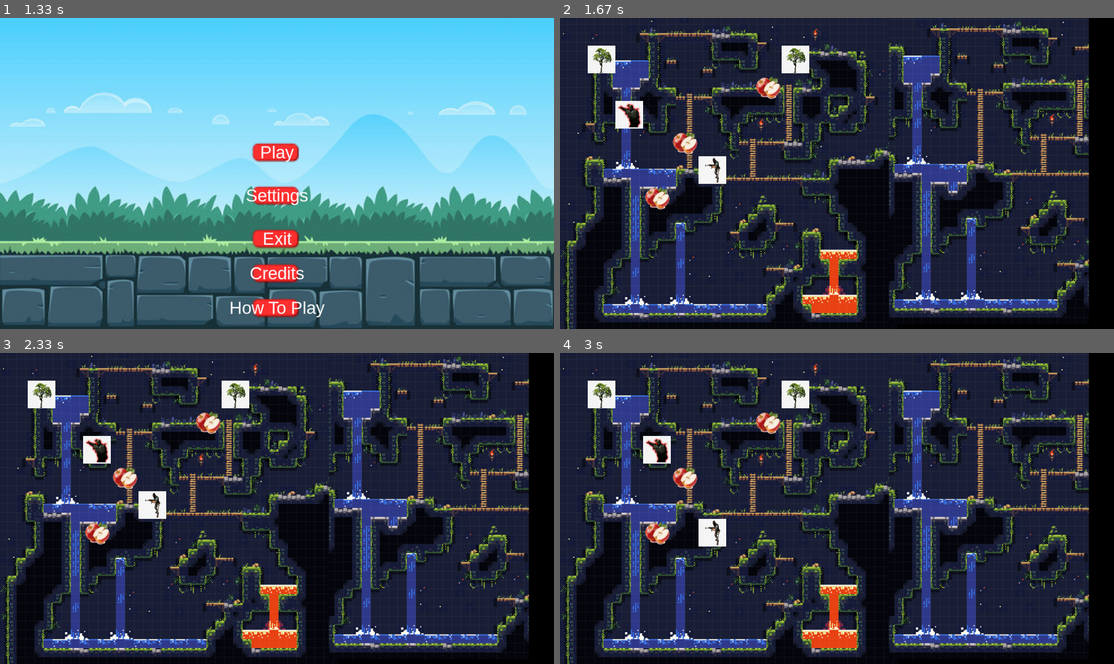
Above: before the commit, frames 1-4 (two rows, left to right).
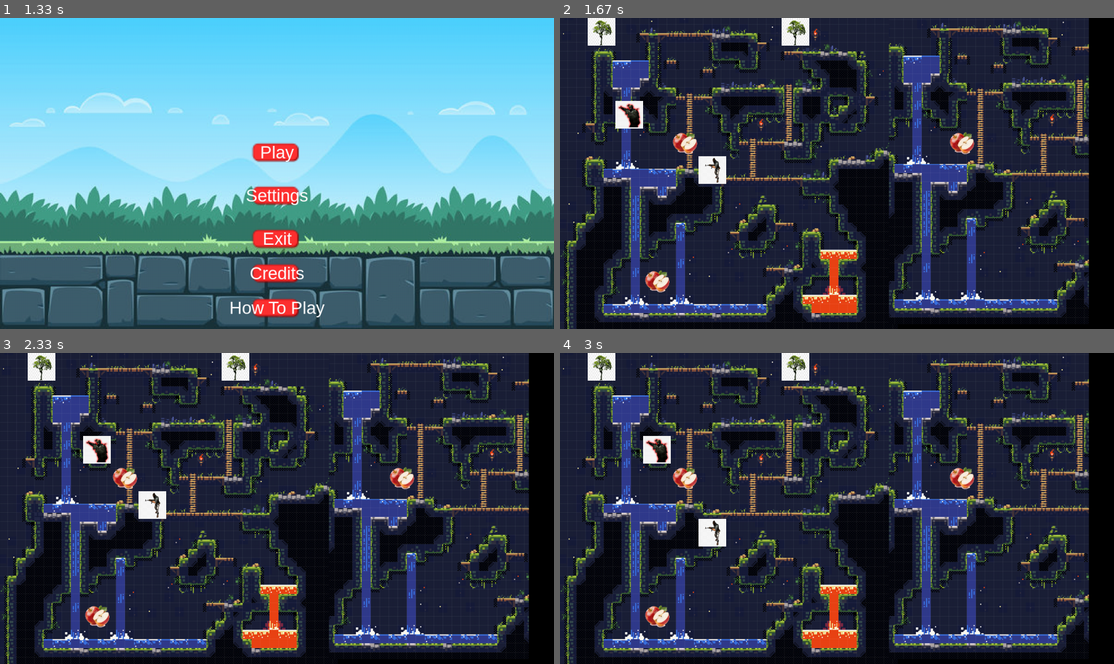
Above: after the commit, the same moments.

Repository: cse442-at-ub/s24semesterproject-we-love-the-company
Game: pygame game, started from src/game/game.py
Same seed, same stepped clock (60 frames per second), same inputs: the game is played once before the commit and once after it.
Inputs (mouse positions are in pixels of both pictures, inside the frame that each line leads up to):
- Up to frame 1 (1.33 s): hold Right 0.33-0.8 s; move the mouse to (254, 185) at 0.37 s
- Up to frame 2 (1.67 s): click "Play" at 1.38 s
- Up to frame 3 (2.33 s): hold Right 1.67-2.13 s; move the mouse to (332, 576) at 1.7 s; hold Left from 2.17 s (still down)
- Up to frame 4 (3 s): release Left at 2.7 s; hold Down from 2.73 s (still down)

Frame 1 is identical in both runs. In frame 2, 2.7% of the frame differs, in the area x 5-75%, y 0-89%; in frame 3, 2.7%; in frame 4, 2.7%.

Commit message:
Update grid_game.py
Change the positions of apple and trees

Diff:
--- a/src/game/grid_game.py
+++ b/src/game/grid_game.py
@@ -60,10 +60,10 @@
         # But in future (when making levels) there should be a different way of doing this
         objects = [
             #{"type": "enemy", "x": 2, "y": 3,"image":self.enemy_image,"obstruction":True},
-            {"type": "tree", "x": 1, "y": 1,"image":self.tree_image,"obstruction":True},
-            {"type": "tree", "x": 8, "y": 1,"image":self.tree_image,"obstruction":True},
-            {"type": "apple", "x": 3, "y": 6,"image":self.apple_image,"obstruction":True},
-            {"type": "apple", "x": 7, "y": 2,"image":self.apple_image,"obstruction":True},
+            {"type": "tree", "x": 1, "y": 0,"image":self.tree_image,"obstruction":True},
+            {"type": "tree", "x": 8, "y": 0,"image":self.tree_image,"obstruction":True},
+            {"type": "apple", "x": 3, "y": 9,"image":self.apple_image,"obstruction":True},
+            {"type": "apple", "x": 14, "y": 4,"image":self.apple_image,"obstruction":True},
             {"type": "apple", "x": 4, "y": 4,"image":self.apple_image,"obstruction":True},
             # Add more objects as needed
         ]
